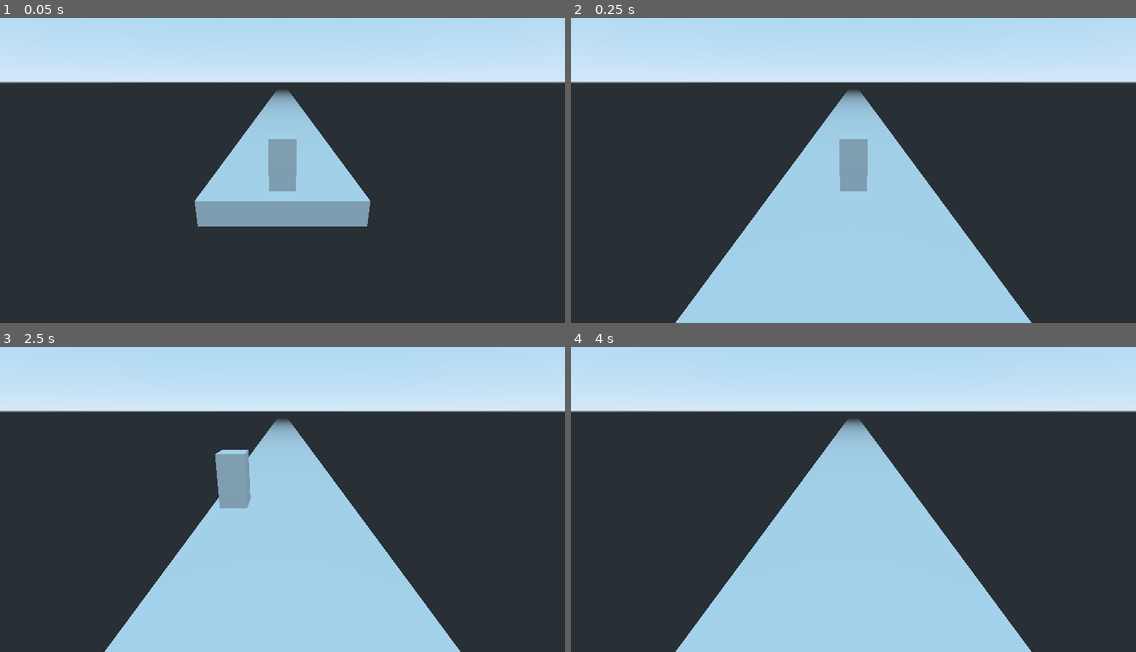
Above: before the commit, frames 1-4 (two rows, left to right).
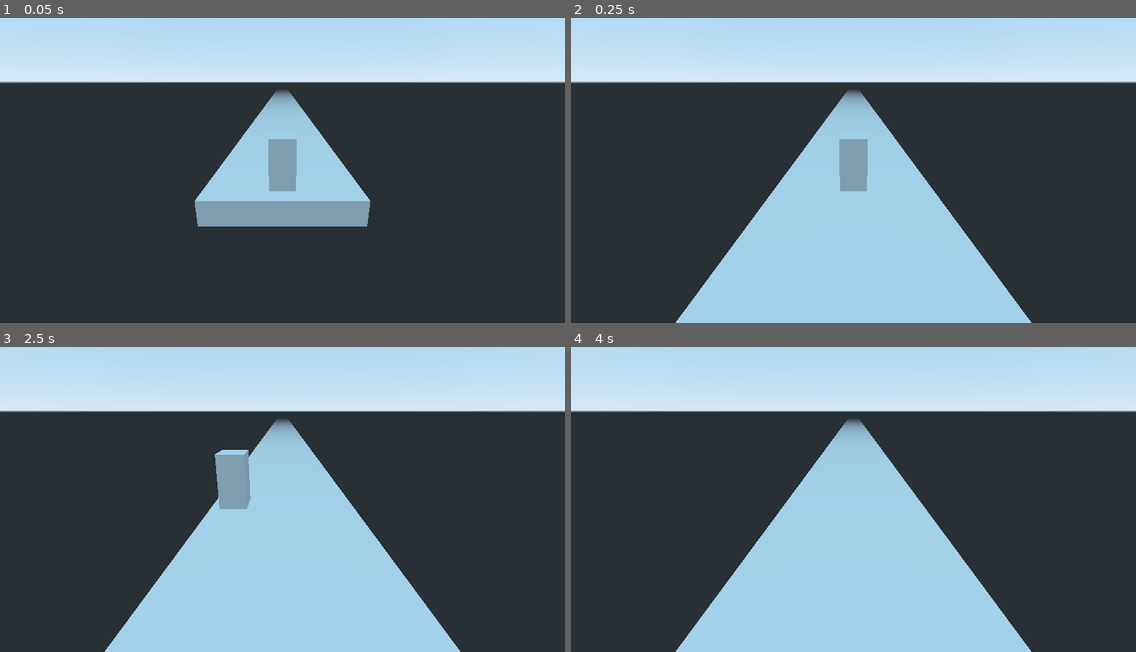
Above: after the commit, the same moments.

Repository: TheRubN/Run
Game: Godot game, scene res://scenes/world.tscn
The game is run twice, just before and just after one commit, with the same random seed, the same clock (stepped at 60 frames per second) and the same inputs.
Inputs:
- Up to frame 1 (0.05 s): no input
- Up to frame 2 (0.25 s): no input
- Up to frame 3 (2.5 s): tap Enter at 0.5 s; hold Up (ui_up) 0.53-2.03 s; hold Left (ui_left) from 2.03 s (still down)
- Up to frame 4 (4 s): release Left (ui_left) at 3.53 s; hold Down (ui_down) from 3.53 s (still down)

The runs differ from the first frame. In frame 1, less than 0.1% of the frame differs, in the area x 34-66%, y 61-63%; in frame 2, less than 0.1%; in frame 3, less than 0.1%, in the area x 32-68%, y 35-65%; in frame 4, less than 0.1%.

Commit message:
Add files via upload

Diff:
--- a/project.godot
+++ b/project.godot
@@ -12,7 +12,6 @@
 
 config/name="Run"
 run/main_scene="res://scenes/world.tscn"
-config/icon="res://icon.png"
 
 [gui]
 
--- a/scenes/chunk.gd
+++ b/scenes/chunk.gd
@@ -5,7 +5,6 @@
 
 export var chunk_size = 160
 var spawn_depth: float = 330 # Distance pour laquelle un nouveau chunk est instancié (sup au fog stp)
-var scenery_speed: float = 50
 var can_spawn: bool = true
 onready var SpawnNext: Position3D = get_child(0) # Position de spawn pour le prochain chunk
 
@@ -17,18 +16,22 @@
 	# On evite que les premiers chunks spawnent un autre chunk
 	if can_spawn and SpawnNext.global_translation.z > -spawn_depth:
 		can_spawn = false
+
 		print("switched initial spawn status")
+		#visible = false
 
 
-func _physics_process(delta):
+func _process(delta):
+	# Déplacement
+	translate(delta * get_parent().scenery_speed * Vector3.BACK)
+
 	# Gestion de spawn du prochain chunk
 	if can_spawn and SpawnNext.global_translation.z >= -spawn_depth:
 		can_spawn = not can_spawn
-		emit_signal("spawn_chunk", -SpawnNext.global_translation.z - delta * scenery_speed)
-		print("spawn new chunk")
+		emit_signal("spawn_chunk", -SpawnNext.global_translation.z)
+
+		#print("spawn new chunk")
+
 	# Gestion de la disparition de ce chunk
 	if translation.z >= chunk_size:
 		queue_free()
-	# Deplacement du chunk
-	translate(delta * scenery_speed * Vector3.BACK)
-	#print(SpawnNext.global_translation.z)
--- a/scenes/player.gd
+++ b/scenes/player.gd
@@ -9,7 +9,6 @@
 
 
 func _physics_process(delta):
-
 	# Mouvements du joueur : droit, gauche, saut, roulade
 	velocity.y -= gravity * delta
 	if Input.is_action_pressed("ui_right"):
--- a/scenes/scenery.gd
+++ b/scenes/scenery.gd
@@ -1,19 +1,26 @@
 extends Spatial
 
 
-export var chunk_size: float = 80
-var chunk0_scene = preload("res://scenes/chunks/chunk0.tscn")
-var chunk1_scene = preload("res://scenes/chunks/chunk1.tscn")
+var scenery_speed: float = 50
+var chunk0_scene: PackedScene = preload("res://scenes/chunks/chunk0.tscn")
+var chunk1_scene: PackedScene = preload("res://scenes/chunks/chunk1.tscn")
 var chunks_scenes: Array = [chunk0_scene, chunk1_scene]
 
 
 func _ready():
+	# On spawn les premiers chunks
 	var initial_chunk_scene = chunks_scenes[0]
 	var initial_chunk = initial_chunk_scene.instance()
-	# On spawn les premiers chunks
 	spawn_chunk(0, 0)
 	spawn_chunk(initial_chunk.chunk_size, 0)
 	spawn_chunk(initial_chunk.chunk_size * 2, 0)
+
+
+func _process(delta):
+	scenery_speed += delta # Augmentation de la vitesse au cours du temps
+	# Déplacement de toute la scène vers l'arrière (marche pas en fait)
+	#for child in get_children():
+	#	translate(delta * scenery_speed * Vector3.BACK)
 
 
 func _on_chunk_spawn_chunk(z_pos: float):
@@ -21,7 +28,9 @@
 
 
 func spawn_chunk(z_pos: float, i: int = randi() % 2):
-	var chunk_scene = chunks_scenes[i]
-	var chunk = chunk_scene.instance()
+	var chunk_scene: PackedScene = chunks_scenes[i]
+	var chunk: Spatial = chunk_scene.instance()
 	chunk.translate(z_pos  * Vector3.FORWARD) # Pour que le chunk spawn devant le joueur
 	add_child(chunk)
+
+	print(scenery_speed)
